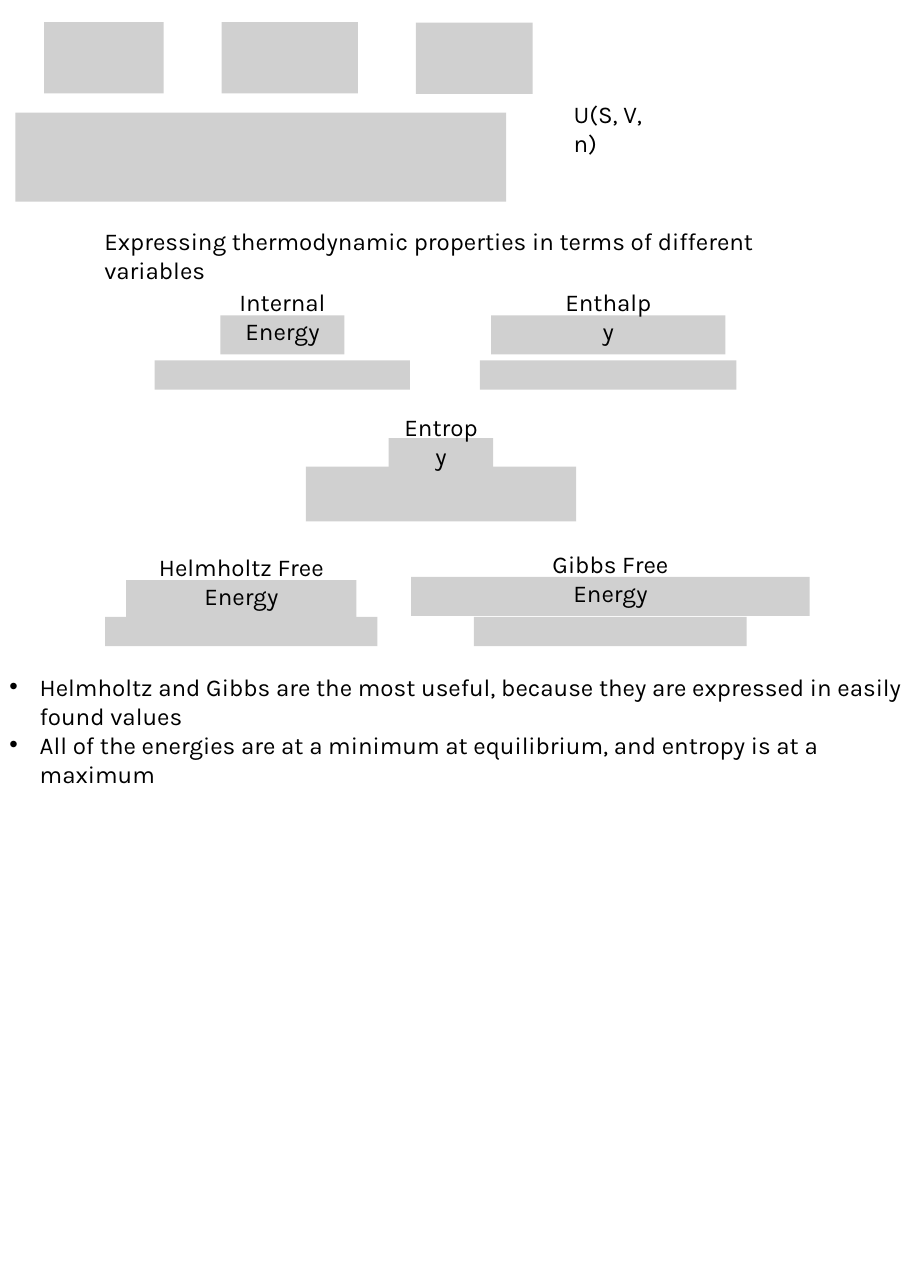
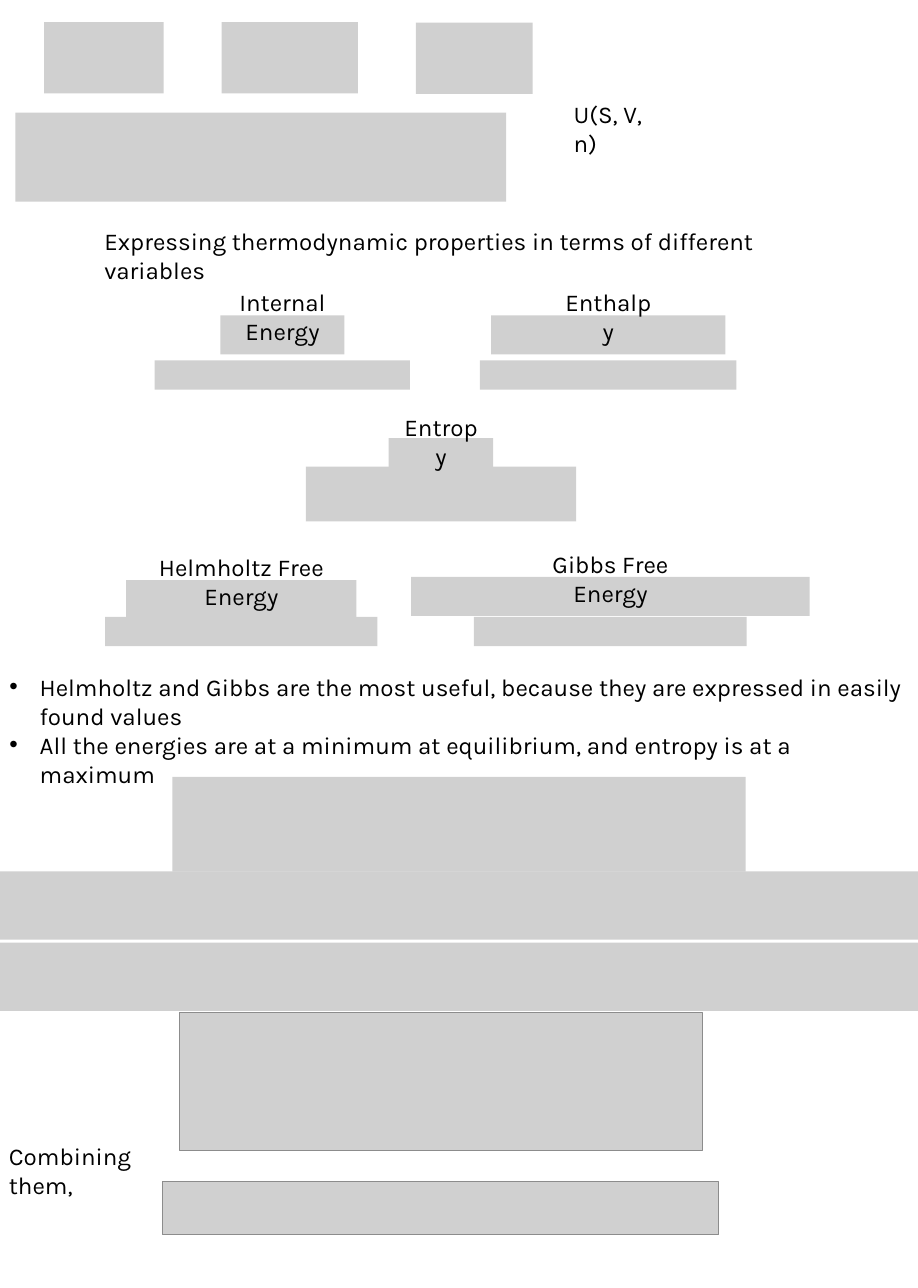
Before and after one commit to 1980s-Space-Guy/Fall24Classes, a slide deck: slide 12 of ThermodynamicsII.pptx. Drawn at 918x1288 pixels with LibreOffice and Linux fonts; fonts in the diff are those of the drawing; grey boxes stand for pictures. Boxes give left, top, right and bottom in pixels: in the first picture for what was removed or moved away, otherwise in the second. Text is boxed around its words. In the diff, an @@ line names an element or a change of style, - is before the commit and + after.

```diff
--- a/ThermodynamicsII.pptx
+++ b/ThermodynamicsII.pptx
@@ text at box(40, 737, 790, 759): text changed @@
-• All of the energies are at a minimum at equilibrium, and entropy is at a maximum
+• All the energies are at a minimum at equilibrium, and entropy is at a maximum
@@ picture added at box(172, 777, 745, 872) @@
@@ picture added at box(0, 872, 918, 940) @@
@@ picture added at box(0, 943, 918, 1012) @@
@@ picture added at box(180, 1013, 703, 1151) @@
@@ text added at box(9, 1148, 131, 1197), 18 pt, text #000000 @@
+Combining them,
@@ picture added at box(162, 1182, 719, 1235) @@
```
Also in this commit, not shown: 3 slides added, 1 other file.
